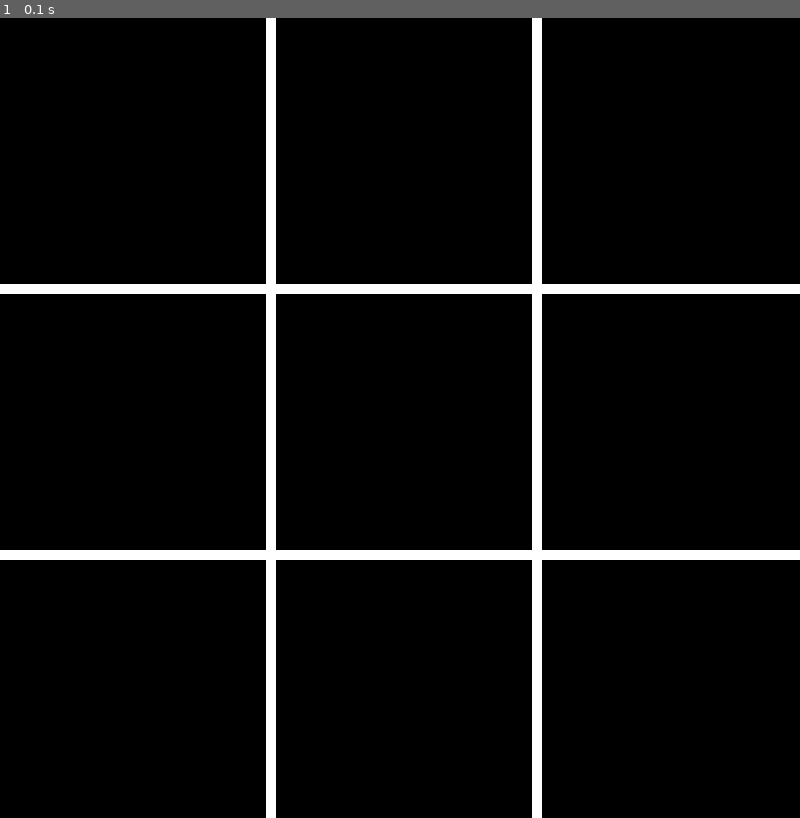
Above: before the commit, frame 1.
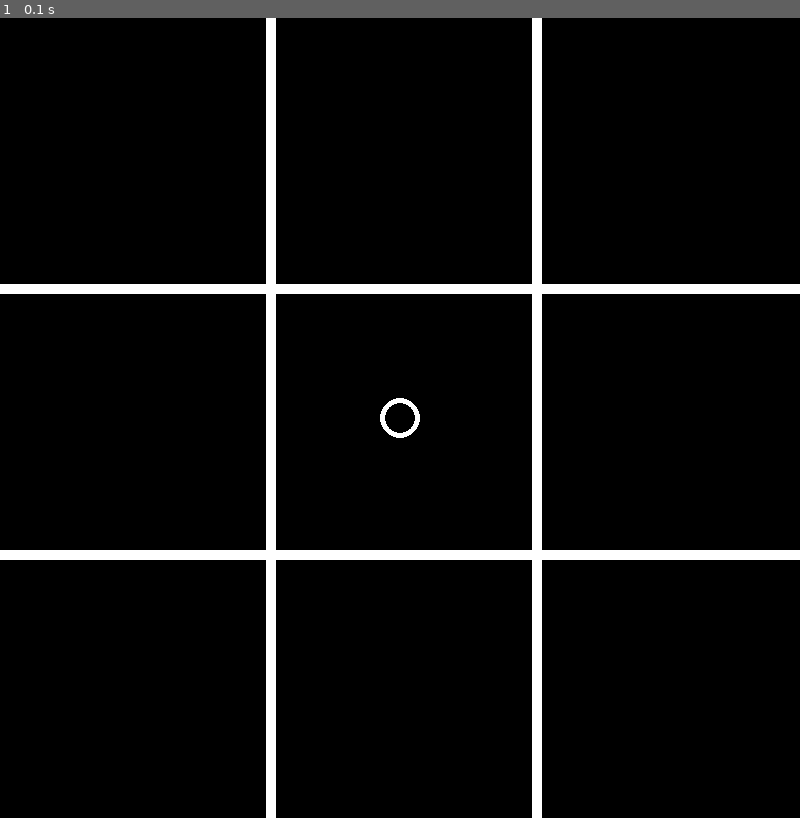
Above: after the commit, the same moment.

Repository: kennedymindeman/tic_tac_toe
Game: pygame game, started from pygame_tic_tac_toe.py
Two runs of this game, one before a commit and one after it. Both use one fixed random seed, a clock stepped at 60 frames per second and the inputs below.
Inputs:
- Up to frame 1 (0.1 s): no input

The runs differ from the first frame. In frame 1, less than 0.1% of the frame differs, in the area x 47-53%, y 47-53%.

Commit message:
Test drawing a circle

Diff:
--- a/pygame_tic_tac_toe.py
+++ b/pygame_tic_tac_toe.py
@@ -9,6 +9,7 @@
 
     run = True
     while run:
+        pygame.draw.circle(screen, (255, 255, 255), (screen_width // 2, screen_height // 2), 20, 5)
         draw_3_by_3_grid(screen, screen_width, screen_height, 10)
         for event in pygame.event.get():
             if event.type == pygame.QUIT:
